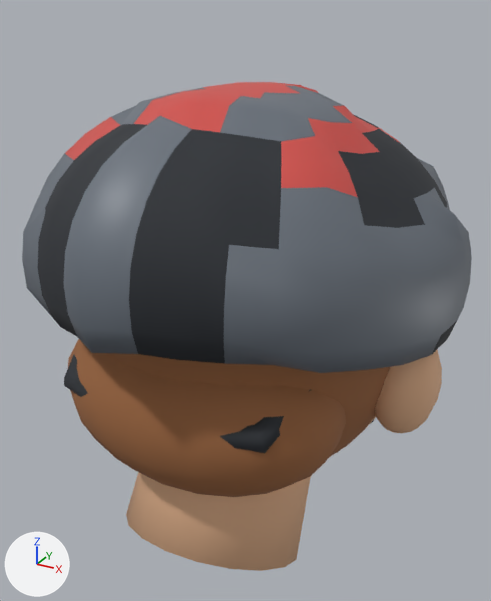
A saved change to the glTF model assets/models/rider_head_helmet.glb.
The view is the same before and after, from a 50 mm lens placed at (0.202, -0.338, 0.302), pointed at (-0.007, 0.041, 0.112). Lighting does not change. The marker at lower left points along +X, +Y and +Z. The older version comes first. Vertices at exactly the same position are counted once.

Objects in the first picture: 'rider_head_helmet'.
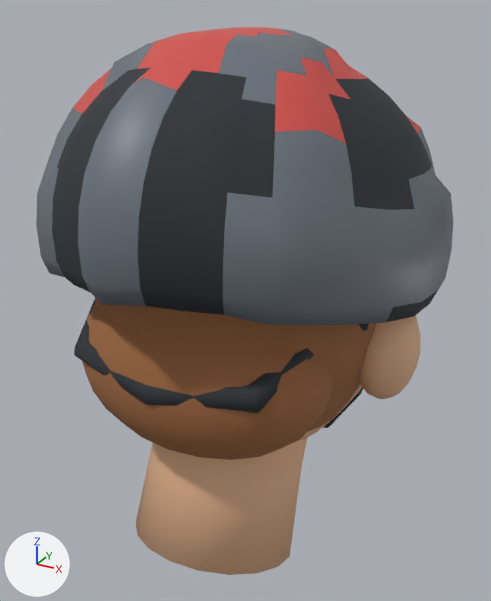
Pixel boxes [x1, y1, x2, y2] of what changed, in the pictures (491 x 601 px; the box of a moved part takes in the faces that stretch with it):
'rider_head_helmet', reshaped (7% narrower, 12% taller): before [22, 82, 472, 571]; after [36, 27, 453, 575]
part 1 of me_rider_head_helmet_002, added (beige): after [360, 315, 421, 399]
part 2 of me_rider_head_helmet_002, added (brown): after [81, 303, 333, 460]
part 3 of me_rider_head_helmet_002, moved or reshaped (not visible before): after [356, 323, 369, 396]
part 4 of me_rider_head_helmet_002, moved or reshaped (not visible before): after [323, 393, 361, 428]
part 5 of me_rider_head_helmet_002, rebuilt (7% narrower): before [22, 82, 472, 373]; after [36, 27, 453, 325]
part 6 of me_rider_head_helmet_002, rebuilt: before [107, 353, 390, 457]; after [95, 297, 377, 440]
part 7 of me_rider_head_helmet_002, rebuilt: before [126, 472, 311, 571]; after [136, 438, 307, 575]
part 8 of me_rider_head_helmet_002, rebuilt: before [64, 355, 312, 454]; after [74, 299, 314, 413]
part 9 of me_rider_head_helmet_002, deleted (beige): before [375, 350, 442, 433]
part 10 of me_rider_head_helmet_002, deleted (brown): before [68, 339, 346, 497]

What the commit changed:
me_rider_head_helmet_002 is used by ob_rider_head_helmet; location (0.0, 0.0, 0.0).
me_rider_head_helmet_002 had 2300 vertices, 4528 faces and spanned x -0.136..0.136, y -0.127..0.213, z -0.071..0.257.
me_rider_head_helmet_002 now has 2300 vertices, 4528 faces and spans x -0.124..0.124, y -0.116..0.192, z -0.064..0.288.
me_rider_head_helmet_002 part 1: a new loose piece, a UV sphere (14 segments, 10 rings, poles along z) spanning x 0.079..0.117, y 0.006..0.056, z 0.072..0.14, in mat_skin (beige #e4b48e).
me_rider_head_helmet_002 part 2: a new loose piece, a UV sphere (18 segments, 12 rings, poles along z) spanning x -0.083..0.083, y -0.084..0.028, z 0.042..0.158, in mat_hair (brown #9c663e).
me_rider_head_helmet_002 part 3: the loose piece of 16 vertices spanning x 0.079..0.105, y -0.003..0.053, z 0.039..0.123 is scaled about its middle by (0.882, 0.913, 0.949), then moved by (-0.009, -0.004, 0.02).
me_rider_head_helmet_002 part 4: the loose piece of 40 vertices spanning x -0.089..0.089, y 0.043..0.083, z -0.025..0.045 is scaled about its middle by (0.901, 0.921, 0.944), then moved by (0.0, -0.007, 0.024).
me_rider_head_helmet_002 part 5: the loose piece of 758 vertices spanning x -0.136..0.136, y -0.127..0.213, z 0.098..0.257 is rebuilt with 758 vertices and now spans x -0.124..0.124, y -0.116..0.192, z 0.125..0.288.
me_rider_head_helmet_002 part 6: the loose piece of 610 vertices spanning x -0.11..0.11, y -0.08..0.167, z -0.024..0.236 is rebuilt with 610 vertices and now spans x -0.098..0.098, y -0.074..0.15, z -0.002..0.25.
me_rider_head_helmet_002 part 7: the loose piece of 54 vertices spanning x -0.061..0.061, y -0.075..0.084, z -0.071..0.081 is rebuilt with 54 vertices and now spans x -0.055..0.055, y -0.071..0.074, z -0.064..0.089.
me_rider_head_helmet_002 part 8: the loose piece of 40 vertices spanning x -0.093..0.093, y -0.091..-0.001, z 0.075..0.127 is rebuilt with 40 vertices and now spans x -0.084..0.084, y -0.086..-0.004, z 0.096..0.144.
me_rider_head_helmet_002 part 9: the loose piece of 128 vertices spanning x 0.089..0.131, y 0.008..0.064, z 0.048..0.12 is deleted.
me_rider_head_helmet_002 part 10: 200 vertices removed from x -0.093..0.093, y -0.092..0.032, z 0.02..0.14.
Other edits to the shape of me_rider_head_helmet_002 do not show in these pictures.
